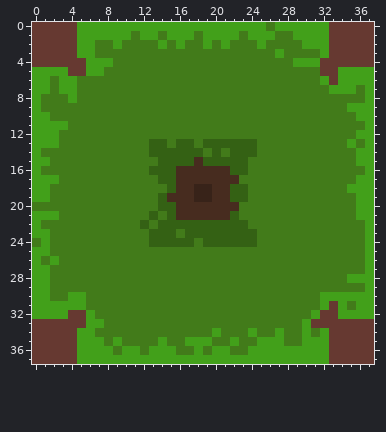
Two states of a pixel-art sprite, web/assets/img/hedge2.png. Above is the file before it was changed.
The file is 38x38 pixels.
The result:
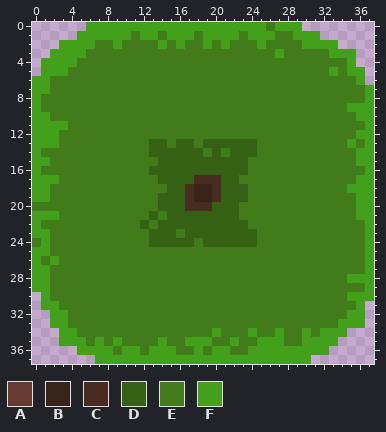
Palette (. is transparent): A #663931  B #382319  C #472c1f  D #346114  E #427b1a  F #42a01a
Difference:
Colour C gives way to colour D in row 15 at x 18; in row 16 at x 16 to 21; in row 17 at x 16 to 17 and 21 to 22; in row 18 at x 16 and 21; in row 19 at x 15 to 16 and 21; in row 20 at x 16 and 20 to 22.
Colour C gives way to colour D in row 21 at x 16 to 21.
Colour A gives way to colour E in row 4 at x 5 and 32 to 34; in row 5 at x 4 to 5 and 32; in row 6 at x 33; in row 31 at x 33; in row 32 at x 4 to 5 and 32 to 33; in row 33 at x 4 to 5 and 31 to 33.
Colour F gives way to colour E in row 3 at x 6 and 32; in row 4 at x 6 to 8 and 29 to 31; in row 5 at x 6 to 7 and 34; in row 6 at x 3 to 4, 32 and 34 to 35; in row 7 at x 3 to 4 and 33 to 35; in row 8 at x 4.
Colour F gives way to colour E in row 30 at x 4 to 5 and 32 to 34; in row 31 at x 3 to 5, 32 and 34; in row 32 at x 6, 31 and 34; in row 33 at x 6 to 7 and 30; in row 34 at x 5 to 6; in row 35 at x 6.
Colour A gives way to colour F in row 2 at x 3 to 4 and 33; in row 3 at x 2 to 4 and 33 to 35; in row 4 at x 1 to 4 and 35; in row 5 at x 33; in row 33 at x 2 to 3 and 34 to 36; in row 34 at x 3 to 4 and 33 to 34.
Colour A gives way to colour F in row 35 at x 3 to 4 and 33.
The author cleared colour A in rows 0 to 1 at x 0 to 4 and 33 to 37; in row 2 at x 0 to 2 and 34 to 37; in row 3 at x 0 to 1 and 36 to 37; in row 4 at x 0 and 36 to 37; in row 33 at x 0 to 1 and 37; in row 34 at x 0 to 2 and 35 to 37.
The author cleared colour A in row 35 at x 0 to 2 and 34 to 37; in rows 36 to 37 at x 0 to 4 and 33 to 37.
The author cleared colour F in row 0 at x 5 and 30 to 32; in row 1 at x 32; in row 5 at x 0 and 37; in row 6 at x 37; in row 30 at x 0; in row 31 at x 0 and 37.
The author cleared colour F in row 32 at x 0 to 1 and 37; in row 37 at x 5 to 6 and 31 to 32.
Boxes around the changes in both pictures, in picture pixels (x1, y1, x2, y2):
changed: (32, 22, 113, 103)
changed: (293, 22, 374, 94)
changed: (167, 157, 239, 220)
changed: (32, 292, 104, 364)
changed: (302, 292, 374, 364)
